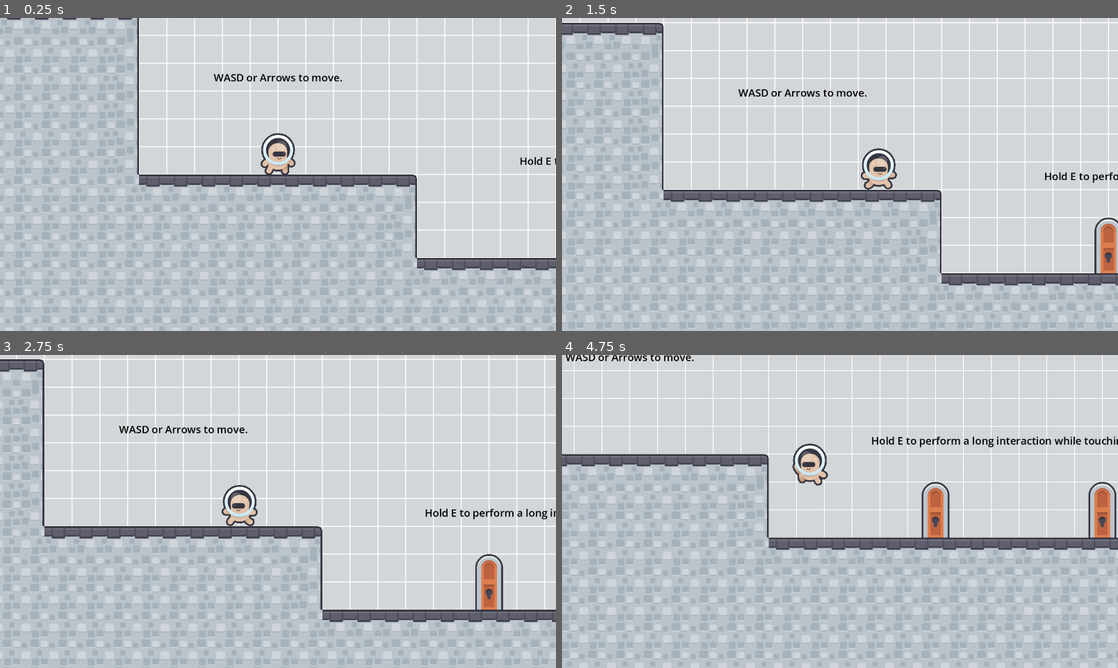
Above: before the commit, frames 1-4 (two rows, left to right).
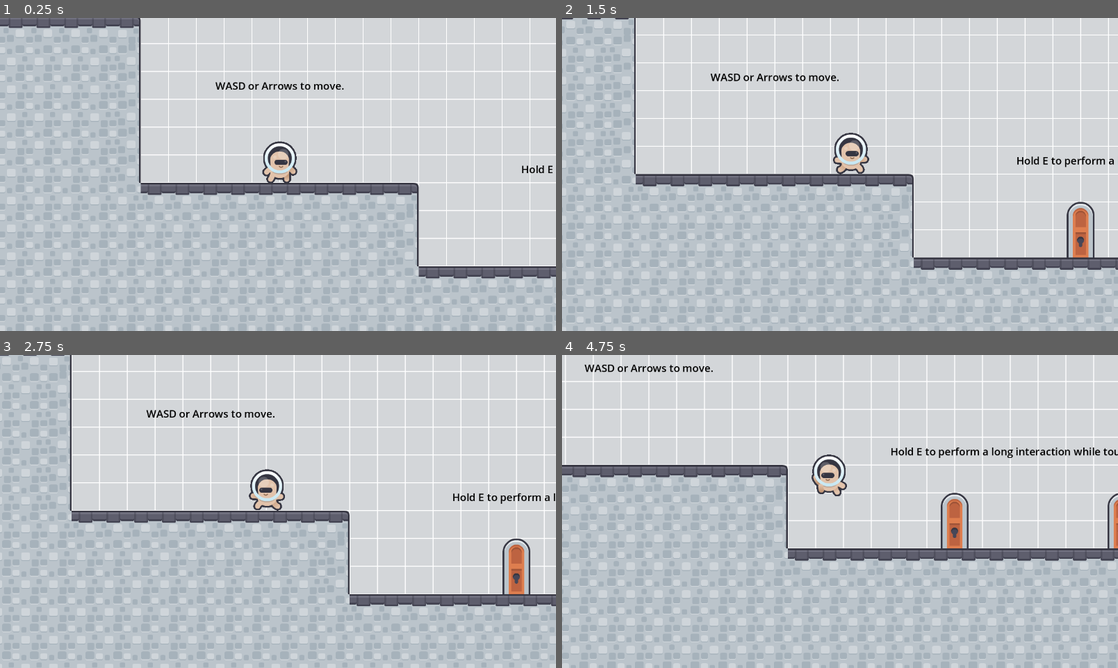
Above: after the commit, the same moments.

Repository: SuperGoon97/Technical_Design
Game: Godot game, scene res://template_content/scenes/encounter_hub.tscn
The game is run twice, just before and just after one commit, with the same random seed, the same clock (stepped at 60 frames per second) and the same inputs.
Inputs:
- Up to frame 1 (0.25 s): no input
- Up to frame 2 (1.5 s): tap Enter (ui_accept) at 0.5, 0.77 s; hold E (interact) 0.53-1.28 s; hold Right (ui_right) from 0.53 s (still down); tap E (interact) at 1.35 s
- Up to frame 3 (2.75 s): tap Enter (ui_accept) at 1.52 s; release Right (ui_right) at 2.03 s; hold Left (ui_left) from 2.03 s (still down); hold E (interact) from 2.03 s (still down)
- Up to frame 4 (4.75 s): release Left (ui_left) at 2.78 s; release E (interact) at 2.78 s; hold Right (ui_right) 2.78-4.28 s; tap E (interact) at 2.85, 4.35 s; tap Enter (ui_accept) at 3.02, 3.77, 4.52 s; hold E (interact) 3.53-4.28 s; hold Left (ui_left) from 4.28 s (still down)

The runs differ from the first frame. In frame 1, 16% of the frame differs, in the area x 0-100%, y 0-100%; in frame 2, 19%; in frame 3, 18%; in frame 4, 22%.

Commit message:
Work on camera

Diff:
--- /dev/null
+++ b/Nodes/advanced_camera_2d.tscn
@@ -0,0 +1,6 @@
+[gd_scene load_steps=2 format=3 uid="uid://drxgbbvowyje4"]
+
+[ext_resource type="Script" uid="uid://crdiiqs5w1g4l" path="res://Scripts/advanced_camera_2d.gd" id="1_cbslc"]
+
+[node name="AdvancedCamera2D" type="Camera2D" groups=["AdvancedCamera2D"]]
+script = ExtResource("1_cbslc")
--- /dev/null
+++ b/Scripts/advanced_camera_2d.gd
@@ -0,0 +1,90 @@
+class_name AdvancedCamera2D extends Camera2D
+
+## Base class for AdvancedCameras, inherits from camera2D
+
+@export_category("CameraDefaults")
+## Cameras default target, may throw errors if "null"
+@export var camera_default_target:Node2D
+## Starting camera follow mode. Possible modes are STATIC,SNAP,LAG
+@export var camera_starting_follow_type:FOLLOW_TYPE
+## Default speed the camera will travel
+@export_range(0.0,1000.0,1.0,"or_greater") var camera_default_speed:float = 100.0
+## Default "elasticity" of the camera in lag mode
+@export_range(1.0,100.0,1.0,"or_greater") var camera_default_lag_elastic:float = 10.0
+
+var current_tween:Tween
+
+@onready var camera_target:Node2D = camera_default_target
+@onready var camera_follow_type:FOLLOW_TYPE = camera_starting_follow_type
+@onready var camera_speed:float = camera_default_speed
+@onready var camera_lag_elastic:float = camera_default_lag_elastic
+
+enum FOLLOW_TYPE{
+	## Camera stays in the given locaiton
+	STATIC,
+	## Camera follows the target setting its location every physics frame
+	SNAP,
+	## Camera chases the target increasing in speed the further away it is
+	LAG,
+}
+
+func _ready() -> void:
+	ready_checks()
+
+func _physics_process(delta: float) -> void:
+	follow_target(delta)
+
+## Match statement to decide which follow type is in use
+func follow_target(delta: float):
+	match camera_follow_type:
+		FOLLOW_TYPE.STATIC:
+			pass
+		FOLLOW_TYPE.SNAP:
+			snap_to_target()
+		FOLLOW_TYPE.LAG:
+			lag_to_target(delta,camera_speed)
+	pass
+
+## Snaps camera to camera target
+func snap_to_target(tween_to_target:bool = false, target_override:Node2D = camera_target,time_to_reach_target:float = 0.5):
+	if tween_to_target:
+		tween_to_target(target_override,time_to_reach_target)
+	else:
+		global_position = camera_target.global_position
+
+## Camera moves towards camera target
+func lag_to_target(delta:float ,speed_modifier:float = 100.0):
+	var direction:Vector2 = Vector2(camera_target.global_position - global_position).normalized()
+	var distance:float = global_position.distance_to(camera_target.global_position)
+	var rubber_banding:float = distance/camera_lag_elastic
+	global_position += (direction * speed_modifier * rubber_banding) * delta
+
+## Tweens the camera to target node, if no target provided to method defaults to camera default target
+func tween_to_target(target:Node2D = camera_default_target,time_to_reach_target:float = 0.5):
+	kill_tween()
+	current_tween = get_tree().create_tween()
+	var tween_target:Node2D
+	if !target:
+		tween_target = camera_target
+	current_tween.tween_property(self,"global_position",target.global_position,time_to_reach_target)
+
+## Kills the any active tween
+func kill_tween():
+	if current_tween:
+		if current_tween.is_running():
+			current_tween.kill()
+
+## Runs all "check" functions
+func ready_checks():
+	check_valid_target()
+	check_multiple_cameras()
+
+## Checks the cameras target is valid
+func check_valid_target():
+	if !camera_default_target:
+		print("No default Node2D set for AdvancedCamera2D")
+
+## Checks if multiple cameras are present in the scene
+func check_multiple_cameras():
+	if get_tree().get_nodes_in_group("AdvancedCamera2D").size() > 1:
+		print("Multiple AdvancedCamera2D's in scene !")
--- /dev/null
+++ b/Themes/sgoon_editor_color_palette.tres
@@ -0,0 +1,4 @@
+[gd_resource type="ColorPalette" load_steps=0 format=3 uid="uid://be35taanp2itp"]
+
+[resource]
+colors = PackedColorArray(0.0823529, 0.0823529, 0.0823529, 1, 0.0562916, 0.0562916, 0.0562916, 1, 0.619608, 0.74902, 0.14902, 1)
--- /dev/null
+++ b/advanced_camera_area_2d.gd
@@ -0,0 +1,9 @@
+class_name AdvancedCameraArea2D extends Area2D
+
+@export_category("AreaDefaults")
+@export var is_player_area:bool = false
+
+func _on_area_entered(area: Area2D) -> void:
+	var advanced_camera_area_2d := area as AdvancedCameraArea2D
+	if advanced_camera_area_2d:
+		print("is advancedcamarea2d")
--- /dev/null
+++ b/advanced_camera_area_2d.tscn
@@ -0,0 +1,21 @@
+[gd_scene load_steps=4 format=3 uid="uid://bh23fwbjwu1hp"]
+
+[ext_resource type="Script" uid="uid://d2b3rjbrvcags" path="res://advanced_camera_area_2d.gd" id="1_43nta"]
+[ext_resource type="Script" uid="uid://tlqiajq301bl" path="res://advanced_camera_node.gd" id="1_m7814"]
+
+[sub_resource type="RectangleShape2D" id="RectangleShape2D_mpjcl"]
+size = Vector2(86, 110)
+
+[node name="advanced_camera_area2D" type="Area2D"]
+collision_layer = 8
+collision_mask = 8
+script = ExtResource("1_43nta")
+
+[node name="CollisionShape2D" type="CollisionShape2D" parent="."]
+shape = SubResource("RectangleShape2D_mpjcl")
+
+[node name="AdvancedCameraSignalsNode" type="Node" parent="."]
+script = ExtResource("1_m7814")
+metadata/_custom_type_script = "uid://tlqiajq301bl"
+
+[connection signal="area_entered" from="." to="." method="_on_area_entered"]
--- /dev/null
+++ b/advanced_camera_node.gd
@@ -0,0 +1,3 @@
+class_name AdvancedCameraSignalsNode extends Node
+
+signal move_camera_to_target(target:Node2D)
--- /dev/null
+++ b/advanced_camera_node.tscn
@@ -0,0 +1,6 @@
+[gd_scene load_steps=2 format=3 uid="uid://cfsft14yqws1u"]
+
+[ext_resource type="Script" uid="uid://tlqiajq301bl" path="res://advanced_camera_node.gd" id="1_tidcl"]
+
+[node name="advanced_camera_signals_node" type="Node"]
+script = ExtResource("1_tidcl")
--- a/project.godot
+++ b/project.godot
@@ -22,6 +22,10 @@
 [editor_plugins]
 
 enabled=PackedStringArray("res://addons/gad2010interaction/plugin.cfg")
+
+[global_group]
+
+AdvancedCamera2D="AdvancedCamera2D node"
 
 [input]
 
--- a/template_content/scenes/boss_encounter.tscn
+++ b/template_content/scenes/boss_encounter.tscn
@@ -1,8 +1,9 @@
-[gd_scene load_steps=6 format=4 uid="uid://bdh5k7qeul5n6"]
+[gd_scene load_steps=7 format=4 uid="uid://bdh5k7qeul5n6"]
 
 [ext_resource type="PackedScene" uid="uid://dej5e01xpode" path="res://template_content/scenes/gad2010_character.tscn" id="1_unjjx"]
 [ext_resource type="Texture2D" uid="uid://bdosdb1qiq15g" path="res://template_content/sprites/spritesheet-tiles-default.png" id="2_fumtr"]
 [ext_resource type="Texture2D" uid="uid://bodpabxbh11ec" path="res://template_content/sprites/bg_texture.png" id="3_agx27"]
+[ext_resource type="PackedScene" uid="uid://drxgbbvowyje4" path="res://Nodes/advanced_camera_2d.tscn" id="4_y8acl"]
 
 [sub_resource type="TileSetAtlasSource" id="TileSetAtlasSource_6ou7w"]
 texture = ExtResource("2_fumtr")
@@ -455,3 +456,8 @@
 texture = ExtResource("3_agx27")
 region_enabled = true
 region_rect = Rect2(0, 0, 5120, 2560)
+
+[node name="AdvancedCamera2D" parent="Core" node_paths=PackedStringArray("camera_default_target") instance=ExtResource("4_y8acl")]
+position = Vector2(-760, -748)
+camera_default_target = NodePath("../Gad2010Character")
+camera_starting_follow_type = 1
--- a/template_content/scenes/encounter_hub.tscn
+++ b/template_content/scenes/encounter_hub.tscn
@@ -1,9 +1,11 @@
-[gd_scene load_steps=7 format=4 uid="uid://dvjgqdaecrw8v"]
+[gd_scene load_steps=9 format=4 uid="uid://dvjgqdaecrw8v"]
 
 [ext_resource type="PackedScene" uid="uid://dej5e01xpode" path="res://template_content/scenes/gad2010_character.tscn" id="1_2000f"]
 [ext_resource type="Texture2D" uid="uid://bdosdb1qiq15g" path="res://template_content/sprites/spritesheet-tiles-default.png" id="2_cfhth"]
 [ext_resource type="Texture2D" uid="uid://bodpabxbh11ec" path="res://template_content/sprites/bg_texture.png" id="3_2mkwc"]
+[ext_resource type="PackedScene" uid="uid://drxgbbvowyje4" path="res://Nodes/advanced_camera_2d.tscn" id="4_lorlc"]
 [ext_resource type="PackedScene" uid="uid://ugge72waq8s" path="res://template_content/scenes/level_entry.tscn" id="4_mtv41"]
+[ext_resource type="PackedScene" uid="uid://bh23fwbjwu1hp" path="res://advanced_camera_area_2d.tscn" id="5_6x818"]
 
 [sub_resource type="TileSetAtlasSource" id="TileSetAtlasSource_6ou7w"]
 texture = ExtResource("2_cfhth")
@@ -457,6 +459,14 @@
 region_enabled = true
 region_rect = Rect2(0, 0, 5120, 2560)
 
+[node name="AdvancedCamera2D" parent="Core" node_paths=PackedStringArray("camera_default_target") instance=ExtResource("4_lorlc")]
+position = Vector2(-382, -318)
+camera_default_target = NodePath("../Gad2010Character")
+camera_starting_follow_type = 2
+
+[node name="advanced_camera_area2D" parent="Core" instance=ExtResource("5_6x818")]
+position = Vector2(-83, -52)
+
 [node name="Labels" type="Node" parent="."]
 
 [node name="Label - Doors" type="RichTextLabel" parent="Labels"]
--- a/template_content/scenes/gad2010_character.tscn
+++ b/template_content/scenes/gad2010_character.tscn
@@ -1,9 +1,10 @@
-[gd_scene load_steps=18 format=3 uid="uid://dej5e01xpode"]
+[gd_scene load_steps=19 format=3 uid="uid://dej5e01xpode"]
 
 [ext_resource type="Script" uid="uid://cxl1ep0n2uhxa" path="res://template_content/scripts/gad2010_character.gd" id="1_ul16g"]
 [ext_resource type="Shader" uid="uid://df3dyckjcl2od" path="res://template_content/interaction_highlight.tres" id="2_anvoh"]
 [ext_resource type="Texture2D" uid="uid://de22e3xpof34u" path="res://template_content/sprites/gad2010_character.png" id="3_1i50q"]
 [ext_resource type="Script" uid="uid://cmgy5tw8nlv8q" path="res://addons/gad2010interaction/core/interactor_2d.gd" id="4_6cdsv"]
+[ext_resource type="PackedScene" uid="uid://bh23fwbjwu1hp" path="res://advanced_camera_area_2d.tscn" id="5_x8l6p"]
 
 [sub_resource type="ShaderMaterial" id="ShaderMaterial_j486k"]
 shader = ExtResource("2_anvoh")
@@ -137,12 +138,10 @@
 position = Vector2(0, -0.5)
 shape = SubResource("RectangleShape2D_uhjb1")
 
-[node name="Camera2D" type="Camera2D" parent="."]
-position_smoothing_enabled = true
-position_smoothing_speed = 10.0
-drag_horizontal_enabled = true
-drag_vertical_enabled = true
-drag_left_margin = 0.1
-drag_top_margin = 0.1
-drag_right_margin = 0.1
-drag_bottom_margin = 0.1
+[node name="advanced_camera_area2D" parent="." instance=ExtResource("5_x8l6p")]
+is_player_area = true
+
+[node name="CollisionShape2D" parent="advanced_camera_area2D" index="0"]
+position = Vector2(0, -48)
+
+[editable path="advanced_camera_area2D"]
--- a/template_content/scenes/gym.tscn
+++ b/template_content/scenes/gym.tscn
@@ -1,9 +1,10 @@
-[gd_scene load_steps=18 format=4 uid="uid://d2qtipmylyqmn"]
+[gd_scene load_steps=19 format=4 uid="uid://d2qtipmylyqmn"]
 
 [ext_resource type="PackedScene" uid="uid://dej5e01xpode" path="res://template_content/scenes/gad2010_character.tscn" id="1_wxsj8"]
 [ext_resource type="Texture2D" uid="uid://bdosdb1qiq15g" path="res://template_content/sprites/spritesheet-tiles-default.png" id="2_gih8a"]
 [ext_resource type="Texture2D" uid="uid://bodpabxbh11ec" path="res://template_content/sprites/bg_texture.png" id="3_sun7n"]
 [ext_resource type="PackedScene" uid="uid://bovfhji2160lm" path="res://template_content/scenes/lever_trigger.tscn" id="4_06ylt"]
+[ext_resource type="Script" uid="uid://crdiiqs5w1g4l" path="res://Scripts/advanced_camera_2d.gd" id="4_gasy2"]
 [ext_resource type="PackedScene" uid="uid://dj6b1edsqerva" path="res://template_content/scenes/long_press_button.tscn" id="5_gasy2"]
 [ext_resource type="PackedScene" uid="uid://yqk7wh0hc2ny" path="res://template_content/scenes/blocking_wall.tscn" id="5_gih8a"]
 [ext_resource type="Script" uid="uid://bmwmmkhvqu3g1" path="res://template_content/scripts/moving_floor.gd" id="6_maps3"]
@@ -482,6 +483,13 @@
 region_enabled = true
 region_rect = Rect2(0, 0, 5120, 2560)
 
+[node name="AdvancedCamera2D" type="Camera2D" parent="Core" node_paths=PackedStringArray("camera_default_target")]
+script = ExtResource("4_gasy2")
+camera_default_target = NodePath("../Gad2010Character")
+camera_starting_follow_type = 1
+camera_default_speed = 1000.0
+metadata/_custom_type_script = "uid://crdiiqs5w1g4l"
+
 [node name="Labels" type="Node" parent="."]
 
 [node name="Label - Banish" type="RichTextLabel" parent="Labels"]
Not shown, added: Scripts/advanced_camera_2d.gd.uid
Not shown, added: advanced_camera_area_2d.gd.uid
Not shown, added: advanced_camera_node.gd.uid
